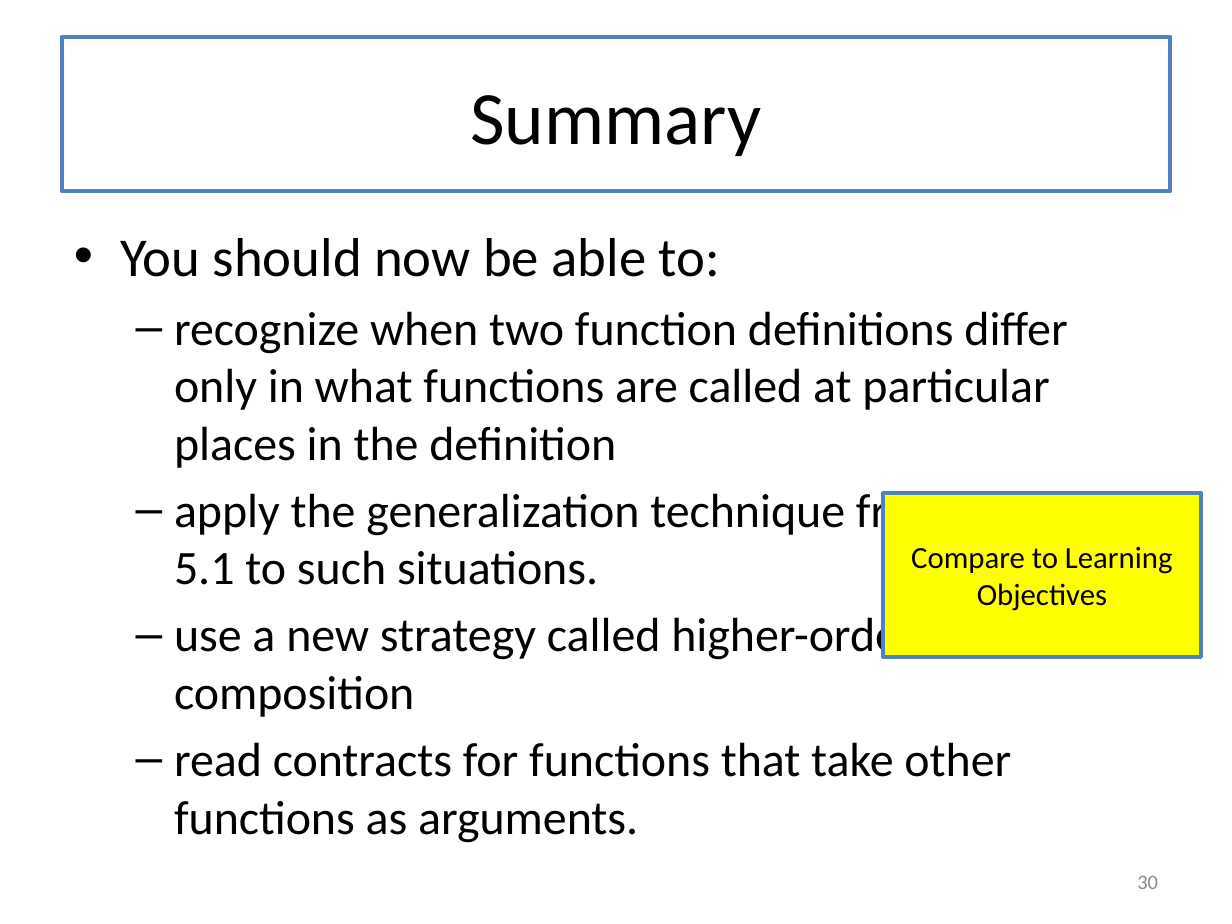
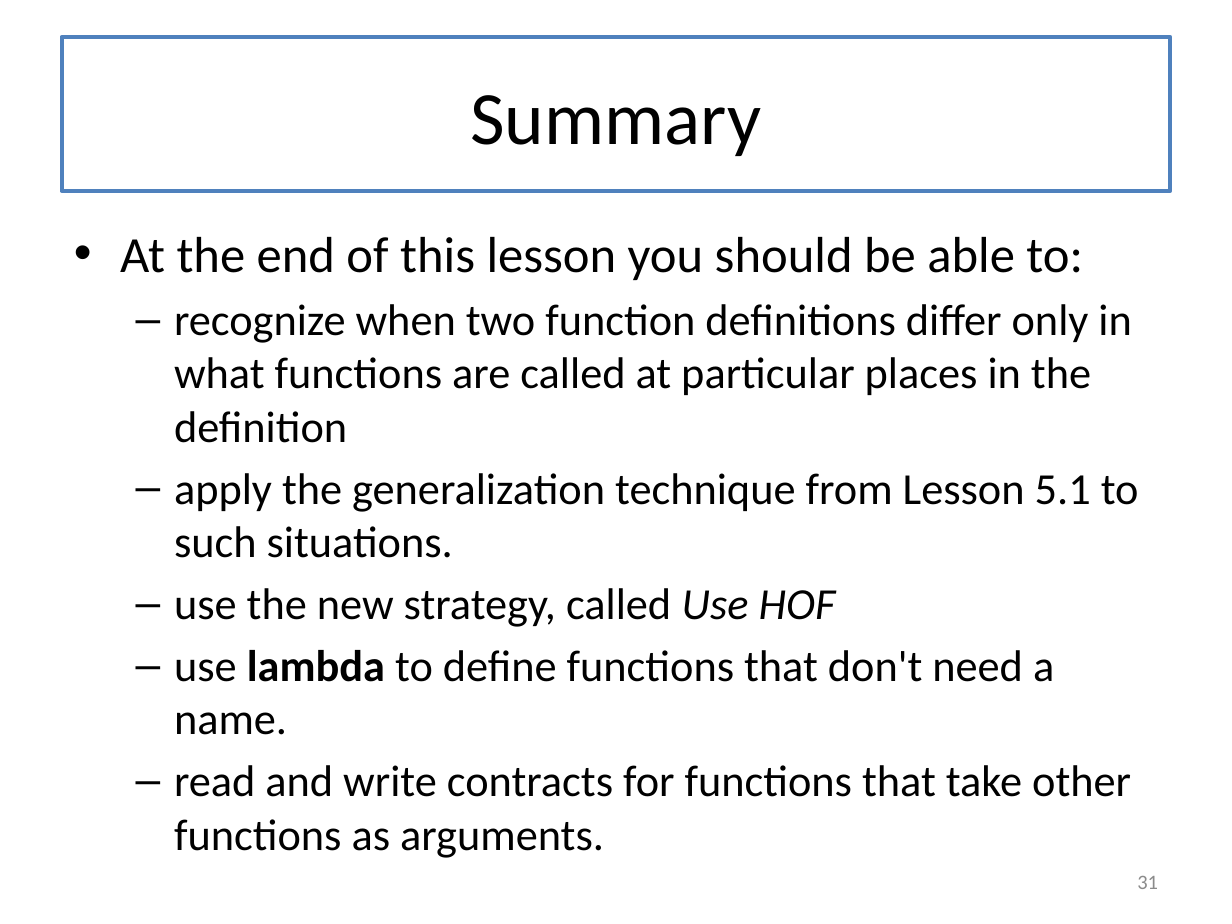
Before and after one commit to mwand/cs5010f16, a slide deck: slide 31 of Slides/Lesson 5.2 Generalizing Over Functions.pptx (slide 30 before the commit). Drawn at 1232x924 pixels with LibreOffice and Linux fonts; fonts in the diff are those of the drawing. Boxes give left, top, right and bottom in pixels: in the first picture for what was removed or moved away, otherwise in the second. Text is boxed around its words. In the diff, an @@ line names an element or a change of style, - is before the commit and + after.

```diff
--- a/Slides/Lesson 5.2 Generalizing Over Functions.pptx
+++ b/Slides/Lesson 5.2 Generalizing Over Functions.pptx
@@ text at (x1=120, y1=237, x2=1083, y2=280): text changed; size 32 to 29.6 pt @@
-• You should now be able to:
+• At the end of this lesson you should be able to:
@@ text at (x1=174, y1=304, x2=1139, y2=558): size 28 to 25.9 pt in "recognize when two function definitions differ only ...", "apply the generalization technique from Lesson 5.1 ..." @@
@@ rectangle removed at (x1=883, y1=493, x2=1201, y2=657) @@
-Compare to Learning Objectives
@@ text at (x1=174, y1=588, x2=1131, y2=797): text changed; size 28 to 25.9 pt @@
-  – use a new strategy called higher-order function composition
-  – read contracts for functions that take other functions as arguments.
+  – use the new strategy, called Use HOF
+  – use lambda to define functions that don't need a name.
+  – read and write contracts for functions that take other functions as arguments.
@@ page number at (x1=1137, y1=876, x2=1158, y2=889): text changed @@
-30
+31
```
Also in this commit, not shown: 7 other slides changed, 1 slide added, 12 other files.
